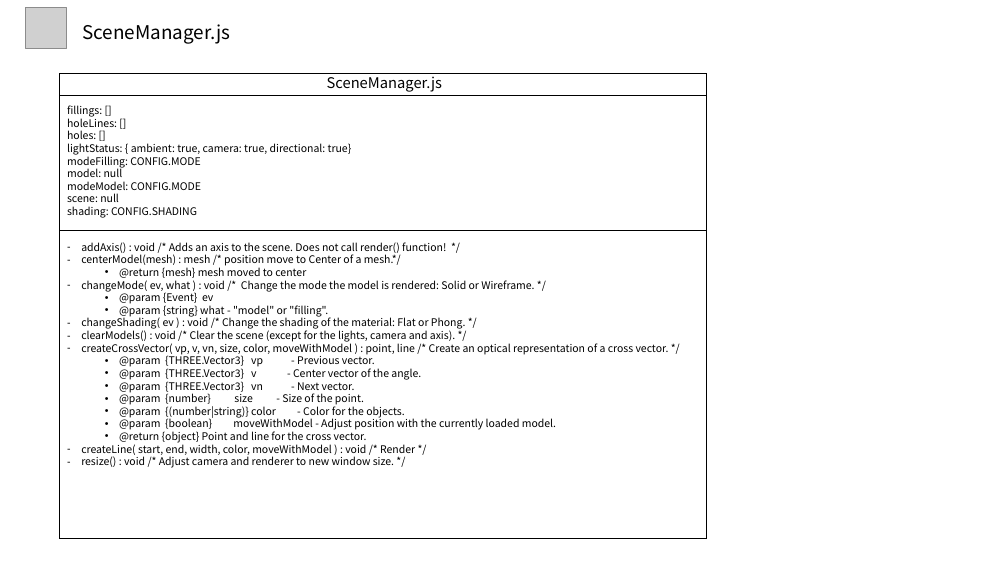
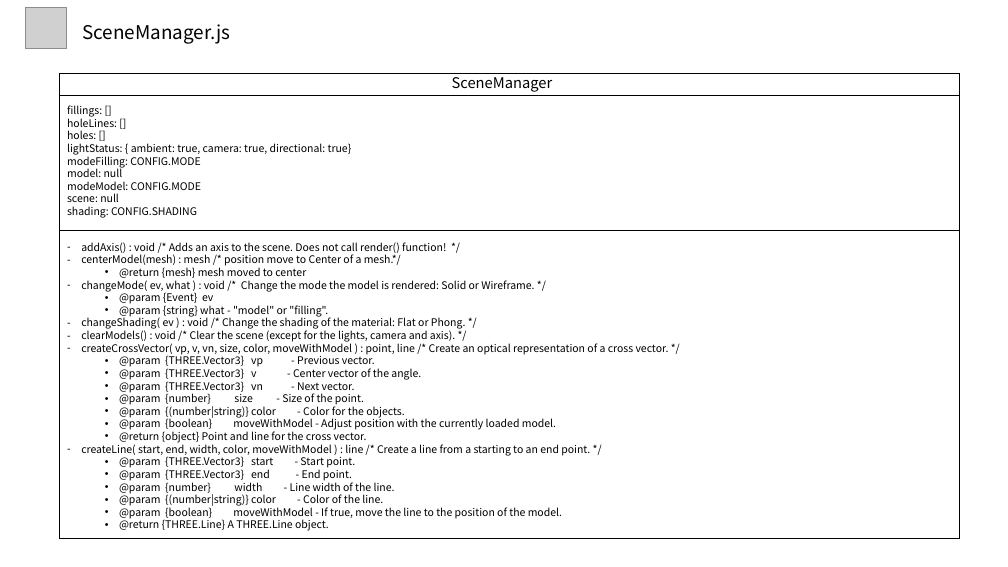
Before and after one commit to alexchun78/threeJS-holeFilling, a slide deck: slide 3 of (코드분석) WebGL Hole Filling.pptx. Drawn at 1008x567 pixels with LibreOffice and Linux fonts; fonts in the diff are those of the drawing; grey boxes stand for pictures. Boxes give left, top, right and bottom in pixels: in the first picture for what was removed or moved away, otherwise in the second. Text is boxed around its words. In the diff, an @@ line names an element or a change of style, - is before the commit and + after.

```diff
--- a/(코드분석) WebGL Hole Filling.pptx
+++ b/(코드분석) WebGL Hole Filling.pptx
@@ rectangle: place and size @@
-rectangle at <box>60,73,706,539</box>
+rectangle at <box>60,73,960,539</box>
@@ text at <box>452,73,553,92</box>: text changed @@
-SceneManager.js
+SceneManager
@@ line moved from (60, 96) - (706, 96) to (60, 96) - (960, 96) @@
@@ line moved from (60, 230) - (706, 230) to (60, 230) - (960, 230) @@
@@ text at <box>81,442,590,531</box>: text changed @@
-– createLine( start, end, width, color, moveWithModel ) : void /* Render */
-– resize() : void /* Adjust camera and renderer to new window size. */
+– createLine( start, end, width, color, moveWithModel ) : line /* Create a line from a starting to an end point. */
+  • @param {THREE.Vector3} start - Start point.
+  • @param {THREE.Vector3} end - End point.
+  • @param {number} width - Line width of the line.
+  • @param {(number|string)} color - Color of the line.
+  • @param {boolean} moveWithModel - If true, move the line to the position of the model.
+  • @return {THREE.Line} A THREE.Line object.
```
Also in this commit, not shown: 1 other slide changed, 1 slide added.
